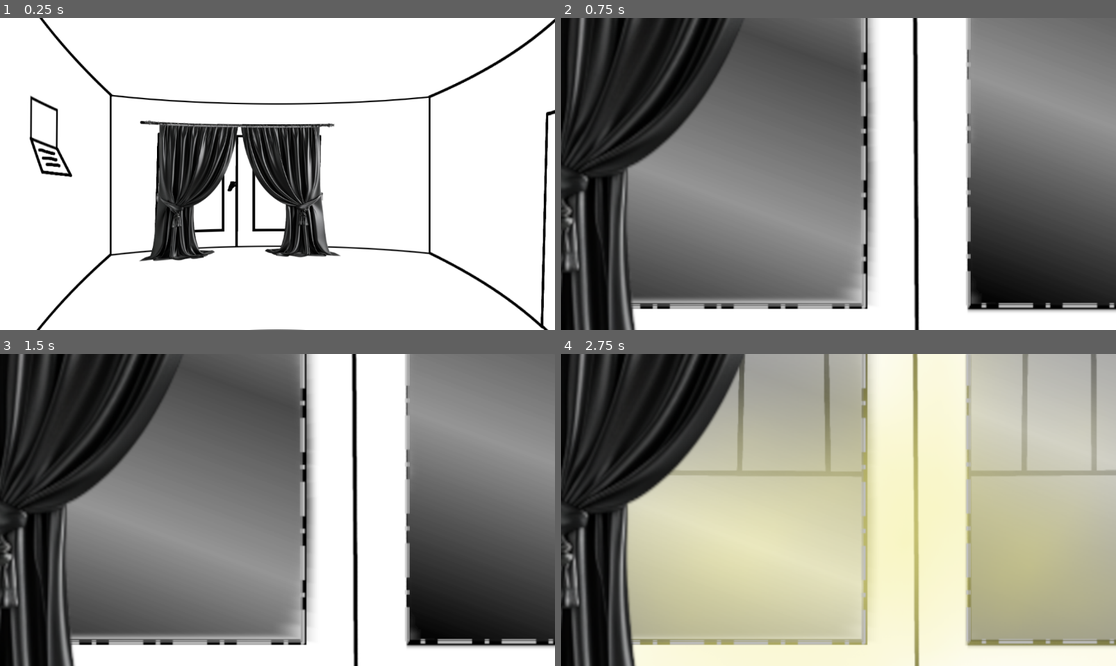
Above: before the commit, frames 1-4 (two rows, left to right).
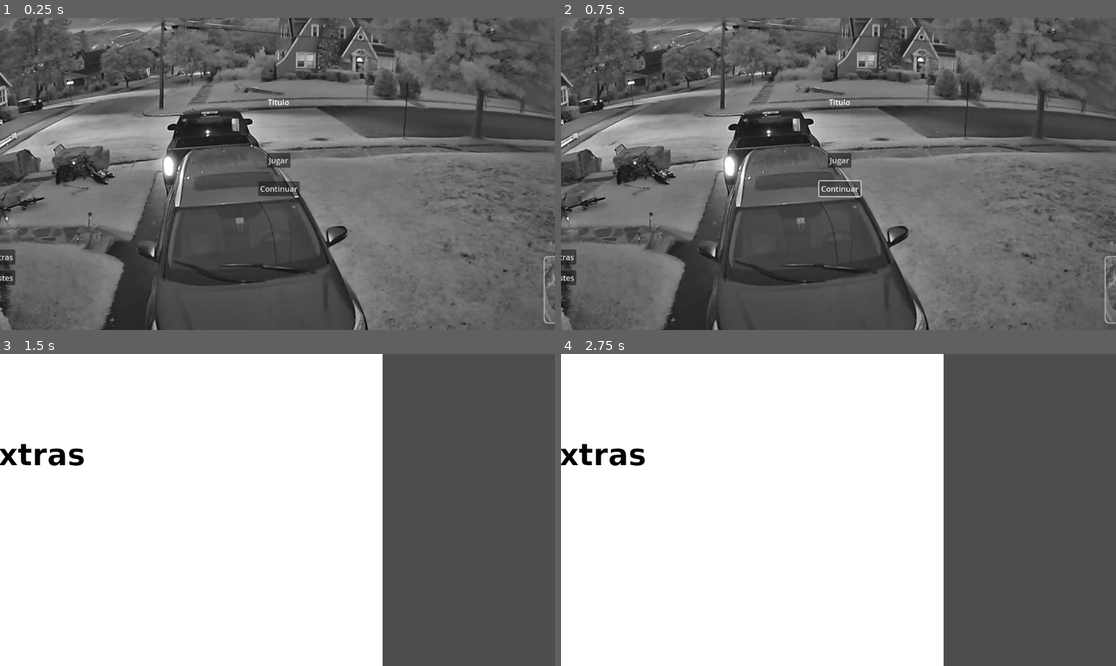
Above: after the commit, the same moments.

Repository: IESP9/repo_equip2
Game: Godot game, scene res://scenes/title.tscn
The game is run twice, just before and just after one commit, with the same random seed, the same clock (stepped at 60 frames per second) and the same inputs. Before the commit the project starts from res://scenes/room.tscn.
Inputs (mouse positions are in pixels of both pictures, inside the frame that each line leads up to):
- Up to frame 1 (0.25 s): no input
- Up to frame 2 (0.75 s): click (838, 189) at 0.5 s, where only the run after the commit has a clickable "Continuar"
- Up to frame 3 (1.5 s): click (0, 594) at 1.25 s, where only the run after the commit has a clickable "Extras"
- Up to frame 4 (2.75 s): tap Enter at 2 s; move the mouse to (960, 494) at 2.02 s; hold Ctrl from 2.03 s (still down); click (960, 494) at 2.17 s; tap Space at 2.27 s

The runs differ from the first frame. In frame 1, 98% of the frame differs, in the area x 0-100%, y 0-100%; in frame 2, 82%; in frame 3, 79%; in frame 4, 99%.

Commit message:
cambios_correcta

Diff:
--- a/project.godot
+++ b/project.godot
@@ -11,10 +11,6 @@
 [application]
 
 config/name="DeepScaleBeta"
-run/main_scene="res://scenes/room.tscn"
+run/main_scene="res://scenes/title.tscn"
 config/features=PackedStringArray("4.3", "Forward Plus")
 config/icon="res://icon.svg"
-
-[autoload]
-
-GlobalData="*res://scripts/GlobalData.gd"
--- a/scenes/title.tscn
+++ b/scenes/title.tscn
@@ -1,8 +1,9 @@
-[gd_scene load_steps=4 format=3 uid="uid://cxfgj5jvafwqa"]
+[gd_scene load_steps=5 format=3 uid="uid://cxfgj5jvafwqa"]
 
 [ext_resource type="Texture2D" uid="uid://8g3o112p2j58" path="res://sprites/fondo.png" id="1_vglcq"]
 [ext_resource type="Texture2D" uid="uid://d4fyaxdelob7e" path="res://sprites/sombra.png" id="2_8tyxd"]
-[ext_resource type="Script" path="res://scenes/ui.gd" id="3_evaq7"]
+[ext_resource type="Script" path="res://scripts/enemy.gd" id="3_xrk60"]
+[ext_resource type="Script" path="res://scripts/ui.gd" id="4_a888s"]
 
 [node name="main" type="Node2D"]
 
@@ -14,13 +15,14 @@
 [node name="enemy" type="Sprite2D" parent="."]
 position = Vector2(389, -52)
 texture = ExtResource("2_8tyxd")
+script = ExtResource("3_xrk60")
 
 [node name="UI" type="Control" parent="."]
 layout_mode = 3
 anchors_preset = 0
 offset_right = 40.0
 offset_bottom = 40.0
-script = ExtResource("3_evaq7")
+script = ExtResource("4_a888s")
 
 [node name="title" type="Label" parent="UI"]
 layout_mode = 0
@@ -30,7 +32,7 @@
 offset_bottom = -138.0
 text = "Titulo"
 
-[node name="continue" type="Button" parent="UI"]
+[node name="continue_game" type="Button" parent="UI"]
 layout_mode = 0
 offset_left = -40.0
 offset_top = 15.0
@@ -46,7 +48,7 @@
 offset_bottom = 231.0
 text = "Ajustes"
 
-[node name="extra" type="Button" parent="UI"]
+[node name="extras" type="Button" parent="UI"]
 layout_mode = 0
 offset_left = -601.0
 offset_top = 157.0
--- /dev/null
+++ b/scripts/enemy.gd
@@ -0,0 +1,23 @@
+extends Node2D
+
+@onready var enemy: Sprite2D = $"."  # Referencia al sprite del enemigo
+
+# Posiciones donde puede aparecer el enemigo
+var positions := [Vector2(10, 20), Vector2(30, 15), Vector2(50, 20)]
+
+func _ready():
+	enemy.visible = false  # El enemigo empieza invisible
+	randomize()
+	_schedule_next_appearance()
+
+func _schedule_next_appearance():
+	var wait_time = randf_range(0, 10)  # Espera entre 0 y 10 segundos
+	await get_tree().create_timer(wait_time).timeout
+	_show_enemy()
+
+func _show_enemy():
+	enemy.position = positions[randi() % positions.size()]  # Selecciona una posición aleatoria
+	enemy.visible = true
+	await get_tree().create_timer(0.3).timeout  # Espera 0.3 segundos
+	enemy.visible = false
+	_schedule_next_appearance()  # Programa la siguiente aparición
--- a/scripts/ui.gd
+++ b/scripts/ui.gd
@@ -6,13 +6,14 @@
 const SCENE_SETTINGS = "res://scenes/settings.tscn"
 const SCENE_EXTRAS = "res://scenes/extras.tscn"
 
-@onready var play_button: Button = $play_button
-@onready var continue_game_button: Button = $continue_game_button
-@onready var settings_button: Button = $settings_button
-@onready var extras_button: Button = $extras_button
+@onready var play_button: Button = $play
+@onready var continue_game_button: Button = $continue_game
+@onready var settings_button: Button = $settings
+@onready var extras_button: Button = $extras
 
 
 func _ready():
+
 	play_button.pressed.connect(_on_play_pressed)
 	continue_game_button.pressed.connect(_on_continue_game_pressed)
 	settings_button.pressed.connect(_on_settings_pressed)
Not shown: 1 places in scenes/extras.tscn that only renumber resources
Not shown: 1 places in scenes/room.tscn that only renumber resources
Not shown: 1 places in scenes/settings.tscn that only renumber resources
Binary file added: sprites/continue.png
Not shown, added: sprites/continue.png.import
Binary file added: sprites/extras.png
Not shown, added: sprites/extras.png.import
Binary file added: sprites/opciones.png
Not shown, added: sprites/opciones.png.import
Binary file added: sprites/warning.png
Not shown, added: sprites/warning.png.import
